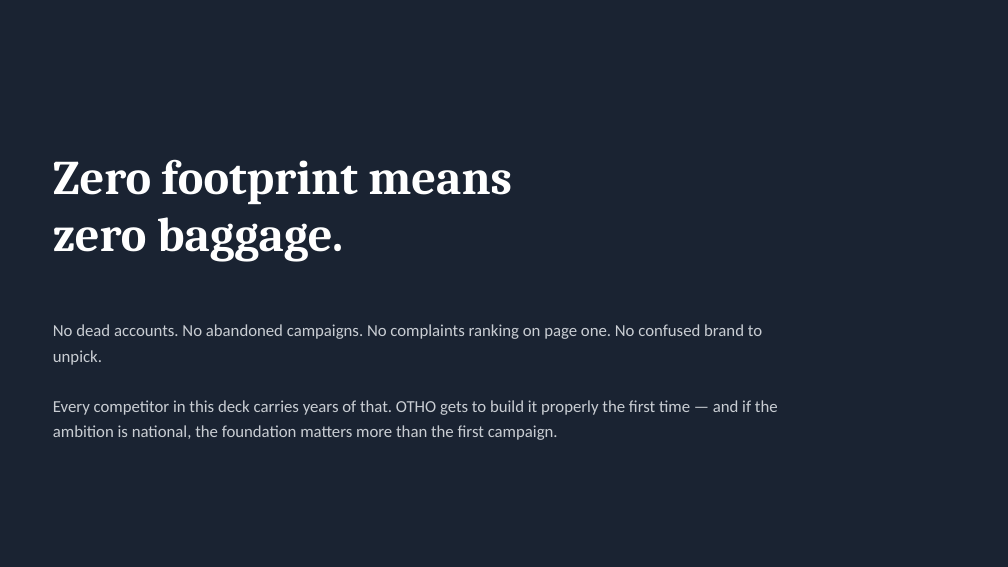
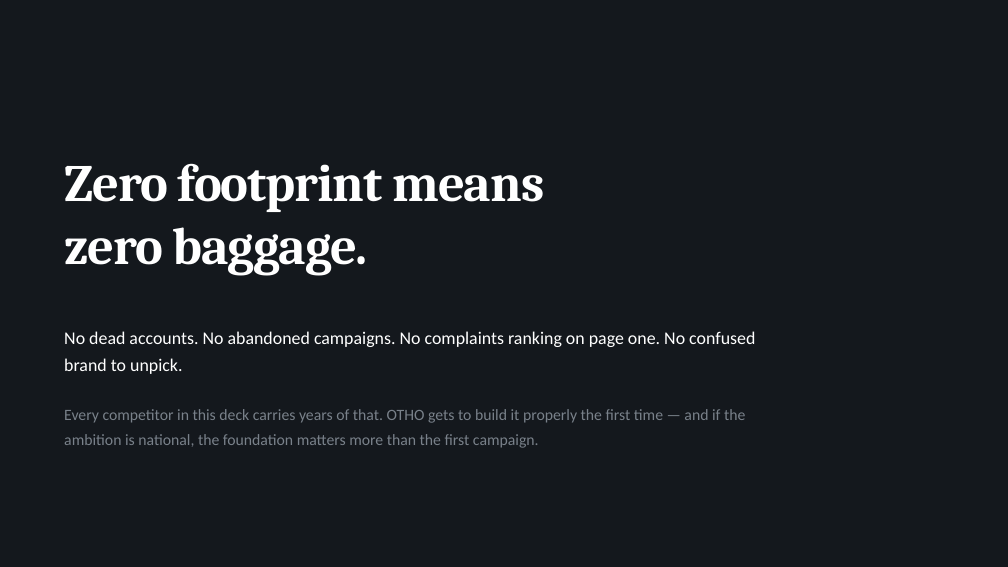
Before and after one commit to productionx-in/OTHO-REALTY, a slide deck: slide 4 of deck/Building_OTHO_ProductionX.pptx. Drawn at 1008x567 pixels with LibreOffice and Linux fonts; fonts in the diff are those of the drawing. Boxes give left, top, right and bottom in pixels: in the first picture for what was removed or moved away, otherwise in the second. Text is boxed around its words. In the diff, an @@ line names an element or a change of style, - is before the commit and + after.

```diff
--- a/deck/Building_OTHO_ProductionX.pptx
+++ b/deck/Building_OTHO_ProductionX.pptx
@@ background #1A2332 to #14181D @@
@@ text "Zero footprint means": place and size @@
-text "Zero footprint means" at [53,159,512,261]
+text "Zero footprint means" at [64,163,544,275]
@@ text "Zero footprint means" at [64,163,544,275]: size 46 to 50 pt, letter spacing 0 to -1 pt; line spacing 54pt to 60pt @@
@@ text "No dead accounts. No abandoned ...": place and size @@
-text "No dead accounts. No abandoned ..." at [53,324,778,440]
+text "No dead accounts. No abandoned ..." at [64,331,755,374]
@@ text "No dead accounts. No abandoned ..." at [64,331,755,374]: size 16 to 17 pt, text colour #C9CDD3 to #FFFFFF; line spacing 24pt to 26pt @@
@@ text at [53,400,778,440]: paragraph removed @@
-Every competitor in this deck carries years of that. OTHO gets to build it properly the first time — and if the ambition is national, the foundation matters more than the first campaign.
@@ text added at [64,409,745,448], 15 pt, text #79818A @@
+Every competitor in this deck carries years of that. OTHO gets to build it properly the first time — and if the ambition is national, the foundation matters more than the first campaign.
```
Also in this commit, not shown: 32 other slides changed, 2 other files.
